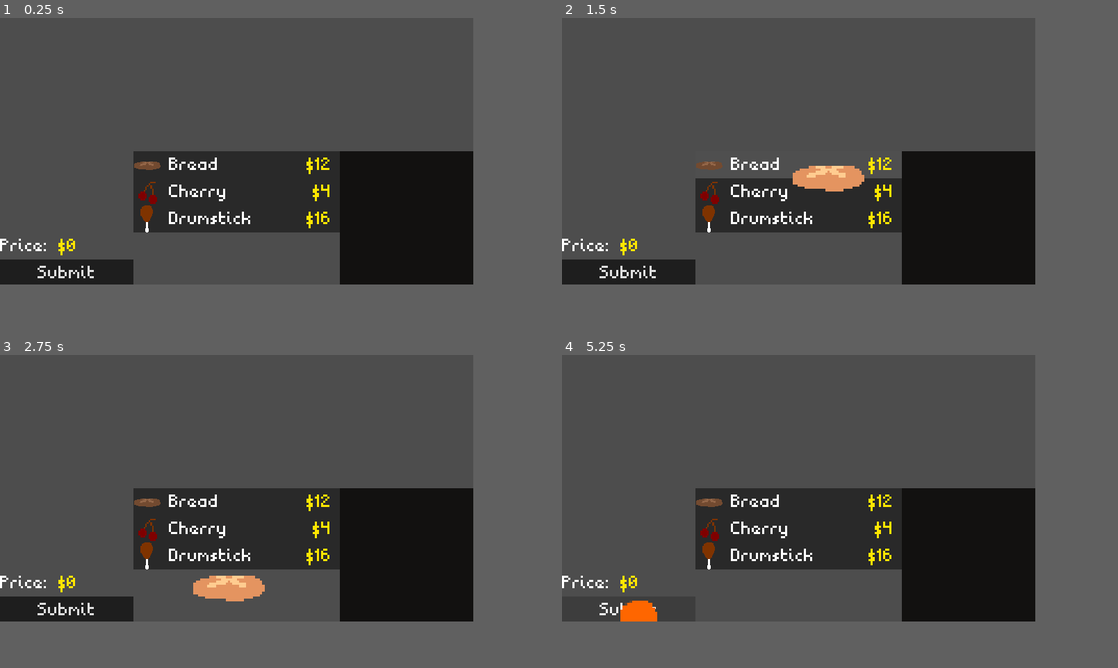
Above: before the commit, frames 1-4 (two rows, left to right).
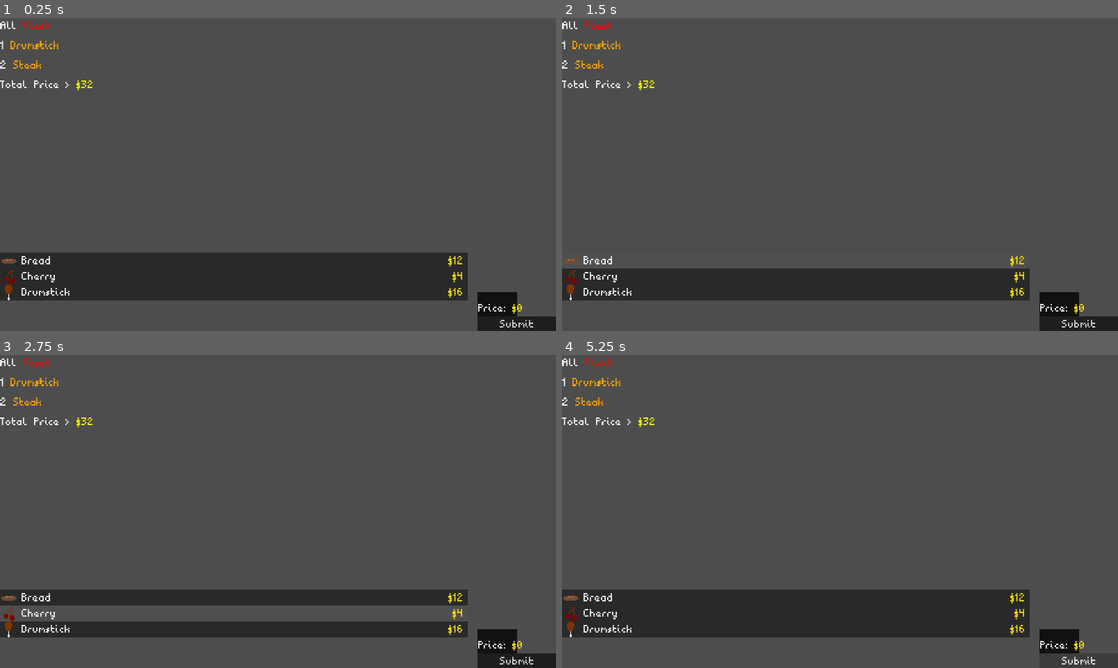
Above: after the commit, the same moments.

Repository: InRe-Dan/gmtk2024
Game: Godot game, scene res://main.tscn
Two runs of this game, one before a commit and one after it. Both use one fixed random seed, a clock stepped at 60 frames per second and the inputs below. The engine's default icon, where the game draws it, is replaced by a stand-in: a white triangle on a blue panel in a dark square.
Inputs (mouse positions are in pixels of both pictures, inside the frame that each line leads up to; where the layout moved, square brackets give the same spot in the first picture):
- Up to frame 1 (0.25 s): no input
- Up to frame 2 (1.5 s): click "Submit" at 0.5 s; click (762, 224) [801, 165] at 1.25 s
- Up to frame 3 (2.75 s): click (200, 574) at 2.02 s
- Up to frame 4 (5.25 s): click (801, 530) at 2.77 s; click (762, 589) at 3.52 s; click (801, 555) at 4.27 s; click "Submit" at 5 s
In our replay, the window is 681x384 before the commit and 800x451 after it. These sizes can differ from the game's own. Grey fills any space a smaller window leaves; there, only what the larger window draws over its background counts as a difference.

The runs differ from the first frame. In frame 1, 30% of the frame differs, in the area x 0-100%, y 1-100%; in frame 2, 26%; in frame 3, 30%; in frame 4, 30%.
Error after the commit: Invalid access to property or key 'total_price_updated' on a base object of type 'Nil'. (res://Grid/workspace.gd:11)

Commit message:
Progress

Diff:
--- a/Grid/grid.gd
+++ b/Grid/grid.gd
@@ -5,7 +5,7 @@
 
 @onready var grid_slot_scene = preload("res://Grid/grid_slot.tscn")
 @onready var grid_item_scene = preload("res://Item/grid_item.tscn")
-@onready var grid_container: GridContainer = $MarginContainer/GridContainer
+@onready var grid_container: GridContainer = $GridContainer
 
 var held_item: GridItem = null
 var current_slot: GridSlot = null
@@ -23,7 +23,7 @@
 
 ## Called when the node enters the scene tree for the first time.
 func _ready() -> void:
-	initialize(8,8)
+	initialize(4,4)
 
 
 ## Called every frame. 'delta' is the elapsed time since the previous frame.
@@ -51,6 +51,11 @@
 			drag_offset = Vector2i.ZERO
 			_on_slot_mouse_exited()
 			_on_slot_mouse_entered(current_slot)
+
+
+## Grid submitted
+func _on_submit() -> void:
+	pass
 
 
 ## New item selected
@@ -98,8 +103,8 @@
 	matrix = []
 
 	# Resize grid to fit columns and rows specification
-	size.x = col_count * Globals.cell_size.x
-	size.y = row_count * Globals.cell_size.y
+	custom_minimum_size.x = col_count * Globals.cell_size.x
+	custom_minimum_size.y = row_count * Globals.cell_size.y
 	grid_container.columns = col_count
 
 	# Create empty grid slots
--- a/Grid/grid.tscn
+++ b/Grid/grid.tscn
@@ -7,6 +7,8 @@
 anchors_preset = 0
 offset_right = 64.0
 offset_bottom = 64.0
+size_flags_horizontal = 4
+size_flags_vertical = 4
 mouse_filter = 1
 script = ExtResource("1_1tfjm")
 
@@ -20,16 +22,10 @@
 mouse_filter = 1
 color = Color(0.07, 0.065765, 0.0623, 1)
 
-[node name="MarginContainer" type="MarginContainer" parent="."]
-layout_mode = 1
-anchors_preset = 15
-anchor_right = 1.0
-anchor_bottom = 1.0
-grow_horizontal = 2
-grow_vertical = 2
-
-[node name="GridContainer" type="GridContainer" parent="MarginContainer"]
+[node name="GridContainer" type="GridContainer" parent="."]
 layout_mode = 2
+offset_right = 64.0
+offset_bottom = 64.0
 theme_override_constants/h_separation = 0
 theme_override_constants/v_separation = 0
 columns = 8
--- a/Grid/info_box.gd
+++ b/Grid/info_box.gd
@@ -1,9 +1,17 @@
 class_name InfoBox
 extends VBoxContainer
 
+signal grid_submitted
+
 @onready var total_price_label: RichTextLabel = $TotalPrice
+@onready var submit_button: Button = $Submit
 
 
 ## Total grid price changed
 func _on_total_price_updated(price: int) -> void:
 	total_price_label.text = "Price: [color=ffe600]$" + str(price) + "[/color]"
+
+
+## Submit button pressed
+func _on_submit_pressed() -> void:
+	grid_submitted.emit()
--- a/Grid/workspace.gd
+++ b/Grid/workspace.gd
@@ -9,3 +9,4 @@
 
 	item_list.new_item_selected.connect(Callable(grid, "_on_new_item_selected"))
 	grid.total_price_updated.connect(Callable(info_box, "_on_total_price_updated"))
+	info_box.grid_submitted.connect(Callable(grid, "_on_submit"))
--- a/main.tscn
+++ b/main.tscn
@@ -29,15 +29,83 @@
 grow_vertical = 2
 theme_override_constants/separation = 0
 
-[node name="Control" type="Control" parent="VBoxContainer"]
+[node name="View" type="HBoxContainer" parent="VBoxContainer"]
 layout_mode = 2
 size_flags_vertical = 3
+theme_override_constants/separation = 0
+
+[node name="Rules" type="GridContainer" parent="VBoxContainer/View"]
+custom_minimum_size = Vector2(128, 0)
+layout_mode = 2
+
+[node name="RichTextLabel" type="RichTextLabel" parent="VBoxContainer/View/Rules"]
+custom_minimum_size = Vector2(64, 12)
+layout_mode = 2
+theme_override_fonts/normal_font = ExtResource("2_jskw5")
+theme_override_font_sizes/normal_font_size = 11
+bbcode_enabled = true
+text = "All [color=red]Flesh[/color]"
+fit_content = true
+
+[node name="RichTextLabel2" type="RichTextLabel" parent="VBoxContainer/View/Rules"]
+custom_minimum_size = Vector2(64, 12)
+layout_mode = 2
+theme_override_fonts/normal_font = ExtResource("2_jskw5")
+theme_override_font_sizes/normal_font_size = 11
+bbcode_enabled = true
+text = "1 [color=orange]Drumstick[/color]"
+fit_content = true
+autowrap_mode = 0
+
+[node name="RichTextLabel3" type="RichTextLabel" parent="VBoxContainer/View/Rules"]
+custom_minimum_size = Vector2(64, 12)
+layout_mode = 2
+theme_override_fonts/normal_font = ExtResource("2_jskw5")
+theme_override_font_sizes/normal_font_size = 11
+bbcode_enabled = true
+text = "2 [color=orange]Steak[/color]"
+fit_content = true
+autowrap_mode = 0
+
+[node name="RichTextLabel4" type="RichTextLabel" parent="VBoxContainer/View/Rules"]
+custom_minimum_size = Vector2(64, 12)
+layout_mode = 2
+theme_override_fonts/normal_font = ExtResource("2_jskw5")
+theme_override_font_sizes/normal_font_size = 11
+bbcode_enabled = true
+text = "Total Price > [color=yellow]$32[/color]"
+fit_content = true
+autowrap_mode = 0
+
+[node name="Control" type="Control" parent="VBoxContainer/View"]
+layout_mode = 2
+size_flags_horizontal = 3
 
 [node name="Workspace" type="HBoxContainer" parent="VBoxContainer"]
 custom_minimum_size = Vector2(0, 64)
 layout_mode = 2
+theme_override_constants/separation = 4
+script = ExtResource("2_d3txm")
+
+[node name="ItemsList" type="ScrollContainer" parent="VBoxContainer/Workspace"]
+layout_mode = 2
+size_flags_horizontal = 3
+script = ExtResource("1_eu7ty")
+
+[node name="VBoxContainer" type="VBoxContainer" parent="VBoxContainer/Workspace/ItemsList"]
+layout_mode = 2
+size_flags_horizontal = 3
 theme_override_constants/separation = 0
-script = ExtResource("2_d3txm")
+
+[node name="Zoner" type="Control" parent="VBoxContainer/Workspace"]
+layout_mode = 2
+
+[node name="Grid" parent="VBoxContainer/Workspace/Zoner" instance=ExtResource("1_mxj2h")]
+layout_mode = 2
+offset_left = 4.0
+offset_top = 32.0
+offset_right = 4.0
+offset_bottom = 32.0
 
 [node name="InfoBox" type="VBoxContainer" parent="VBoxContainer/Workspace"]
 custom_minimum_size = Vector2(64, 0)
@@ -67,16 +135,4 @@
 theme_override_styles/normal = SubResource("StyleBoxFlat_h4x35")
 text = "Submit"
 
-[node name="ItemsList" type="ScrollContainer" parent="VBoxContainer/Workspace"]
-layout_mode = 2
-size_flags_horizontal = 3
-script = ExtResource("1_eu7ty")
-
-[node name="VBoxContainer" type="VBoxContainer" parent="VBoxContainer/Workspace/ItemsList"]
-layout_mode = 2
-size_flags_horizontal = 3
-theme_override_constants/separation = 0
-
-[node name="Grid" parent="VBoxContainer/Workspace" instance=ExtResource("1_mxj2h")]
-custom_minimum_size = Vector2(64, 64)
-layout_mode = 2
+[connection signal="pressed" from="VBoxContainer/Workspace/InfoBox/Submit" to="VBoxContainer/Workspace/InfoBox" method="_on_submit_pressed"]
--- a/project.godot
+++ b/project.godot
@@ -22,8 +22,8 @@
 
 [display]
 
-window/size/viewport_width=227
-window/size/viewport_height=128
+window/size/viewport_width=454
+window/size/viewport_height=256
 window/size/window_width_override=1362
 window/size/window_height_override=768
 window/stretch/mode="canvas_items"
